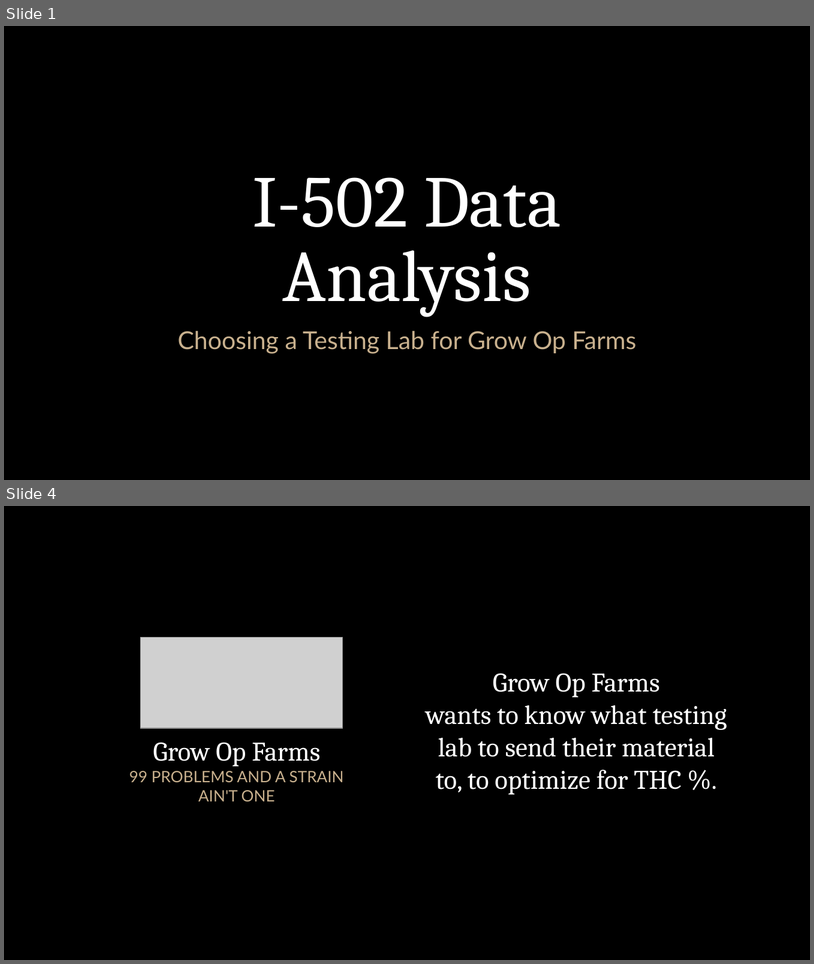
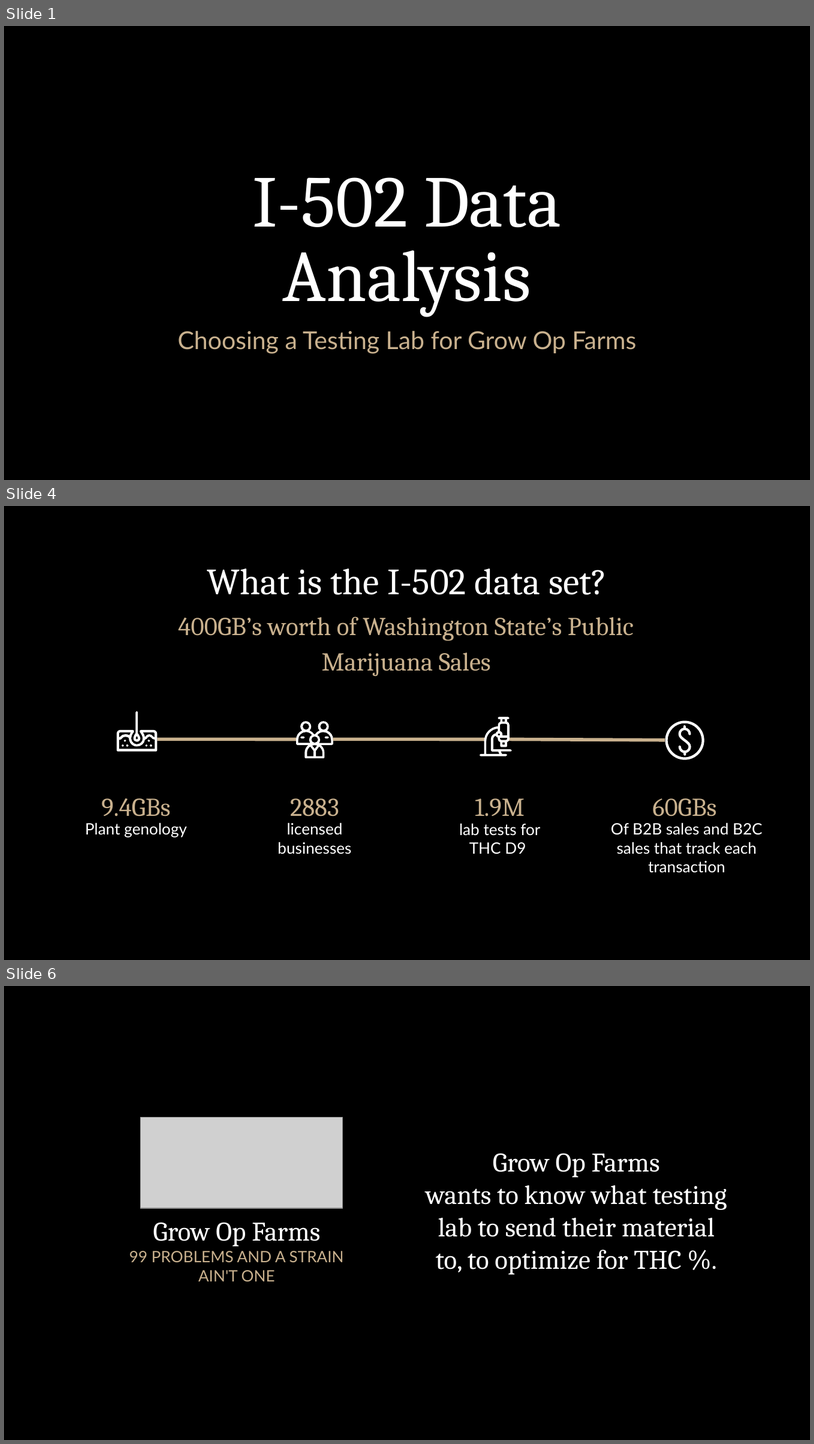
Before and after one commit to whit3am/i502_lab_results, a slide deck: reports/I502 Analysis Powerpoint.odp. Shown one above the other, each under a label of ours: slides 1 and 4 before the commit, slides 1, 4 and 6 after it; the slides between them are not shown. The pictures are 814x964 and 814x1444 pixels, drawn with LibreOffice and Linux fonts; fonts in the diff are those of the drawing; grey boxes stand for pictures; background and template pictures are left out. Boxes give left, top, right and bottom in pixels: in the first picture for what was removed or moved away, otherwise in the second. Text is boxed around its words. In the diff, an @@ line names an element or a change of style, - is before the commit and + after.

```diff
--- a/reports/I502 Analysis Powerpoint.odp
+++ b/reports/I502 Analysis Powerpoint.odp
@@ slide 4 added at [4,506,810,960], background picture (left out) @@
@@ title added at [207,568,607,595], 33 pt, text #FFFFFF @@
+What is the I-502 data set?
@@ text added at [178,616,634,676], 23 pt, text #C9B18E @@
+400GB’s worth of Washington State’s Public Marijuana Sales
@@ freeform shape added at [296,721,333,759], fill #FFFFFF @@
@@ freeform shape added at [480,717,512,756], fill #FFFFFF @@
@@ freeform shape added at [665,721,704,759], fill #FFFFFF @@
@@ group added at [117,711,157,752]: 8 freeform shapes @@
@@ line added from (157, 739) to (297, 739), #C9B18E 3 pt @@
@@ freeform shape added at [301,736,306,738], fill #FFFFFF @@
@@ freeform shape added at [325,736,330,738], fill #FFFFFF @@
@@ line added from (333, 739) to (485, 739), #C9B18E 3 pt @@
@@ line added from (509, 739) to (665, 740), #C9B18E 3 pt @@
@@ freeform shape added at [679,726,692,756], fill #FFFFFF @@
@@ text added at [101,798,170,816], 23 pt, text #C9B18E @@
+9.4GBs
@@ text added at [290,798,339,816], 23 pt, text #C9B18E @@
+2883
@@ text added at [475,798,525,816], 23 pt, text #C9B18E @@
+1.9M
@@ text added at [653,798,717,816], 23 pt, text #C9B18E @@
+60GBs
@@ text added at [85,822,187,837], 14 pt, text #FFFFFF @@
+Plant genology
@@ text added at [278,822,351,854], 14 pt, text #FFFFFF @@
+licensed businesses
@@ text added at [459,823,540,854], 14 pt, text #FFFFFF @@
+lab tests for THC D9
@@ text added at [611,822,763,873], 14 pt, text #FFFFFF @@
+Of B2B sales and B2C sales that track each transaction
@@ what was slide 4 is now slide 6 @@
```
Also in this commit, not shown: 6 slides changed, 2 other slides added, 5 slides removed, 1 other file.
